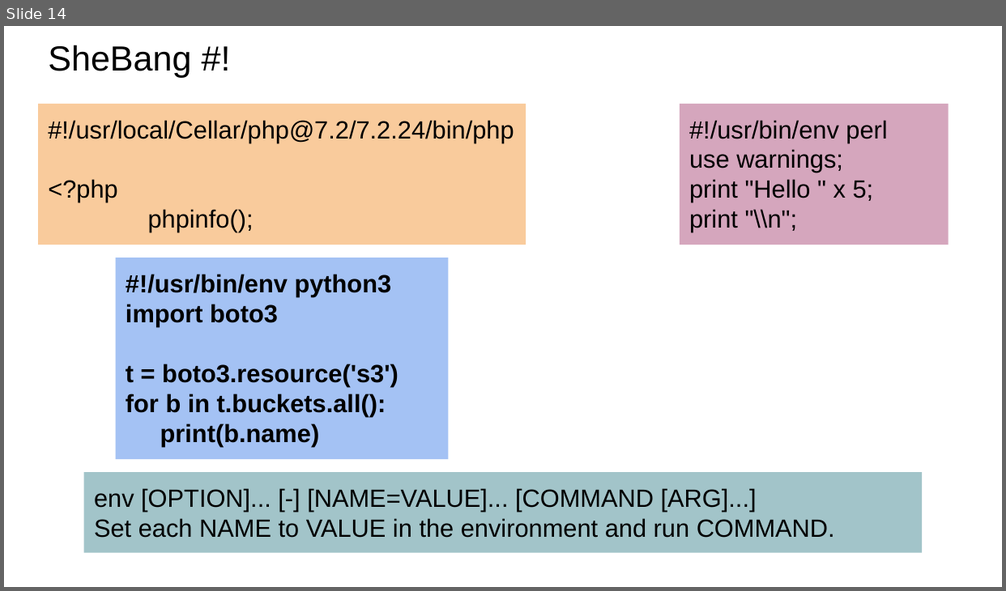
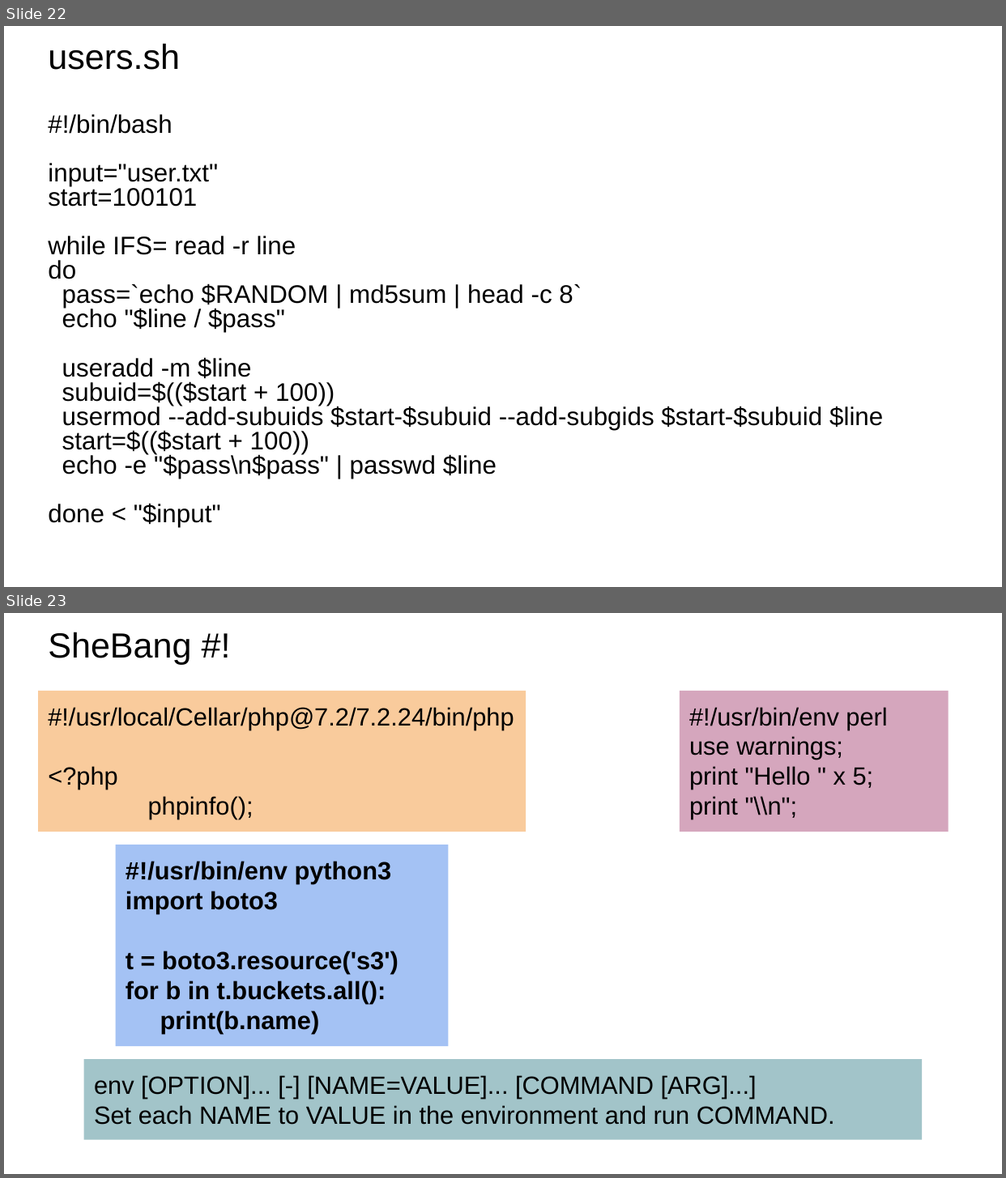
Before and after one commit to XoM9choK37/server-administration, a slide deck: theory/Облако/Лекции/3. bash.pptx. Shown one above the other, each under a label of ours: slide 14 before the commit, slides 22 and 23 after it. The pictures are 1006x591 and 1006x1178 pixels, drawn with LibreOffice and Linux fonts; fonts in the diff are those of the drawing. Boxes give left, top, right and bottom in pixels: in the first picture for what was removed or moved away, otherwise in the second. Text is boxed around its words. In the diff, an @@ line names an element or a change of style, - is before the commit and + after.

```diff
--- a/theory/Облако/Лекции/3. bash.pptx
+++ b/theory/Облако/Лекции/3. bash.pptx
@@ slide 22 added at (4,26,1002,587), background #FFFFFF @@
@@ title added at (48,43,180,70), 25.2 pt, text #000000 @@
+users.sh
@@ text added at (48,114,883,527), 18.3 pt, text #000000 @@
+#!/bin/bash
+input="user.txt"
+start=100101
+while IFS= read -r line
+do
+pass=`echo $RANDOM | md5sum | head -c 8`
+echo "$line / $pass"
+useradd -m $line
+subuid=$(($start + 100))
+usermod --add-subuids $start-$subuid --add-subgids $start-$subuid $line
+start=$(($start + 100))
+echo -e "$pass\n$pass" | passwd $line
+done < "$input"
@@ what was slide 14 is now slide 23 @@
```
Also in this commit, not shown: 14 slides changed, 9 other slides added, 1 slide removed, 32 other files.
